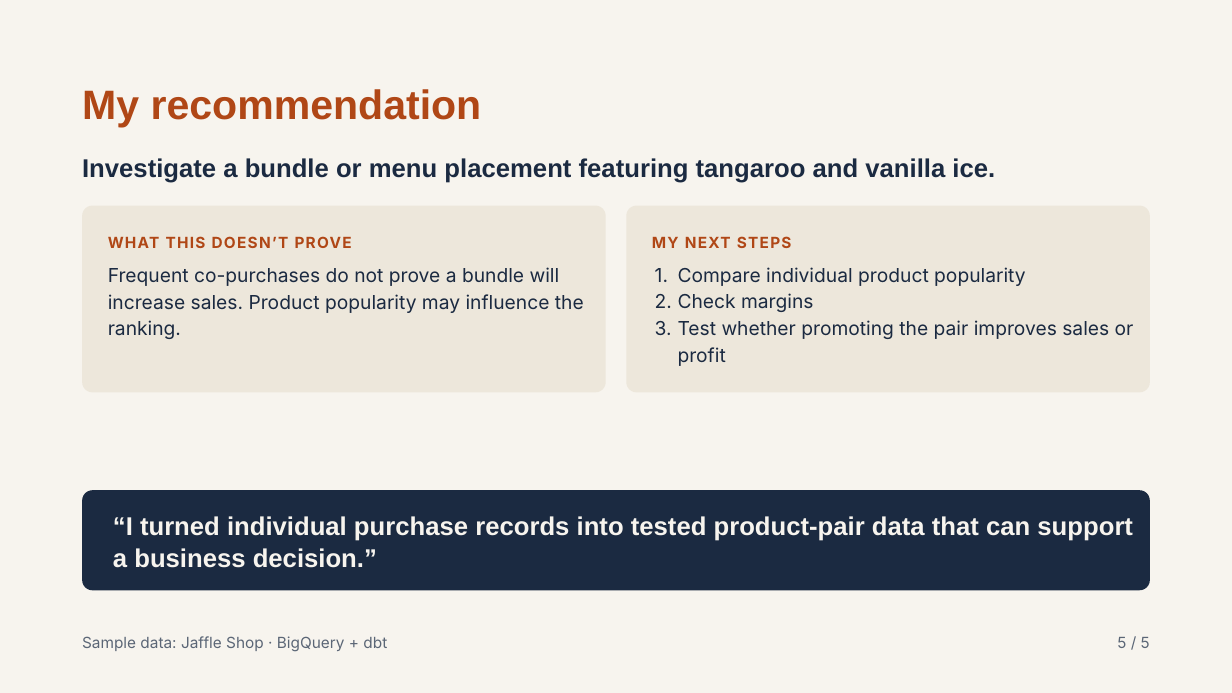
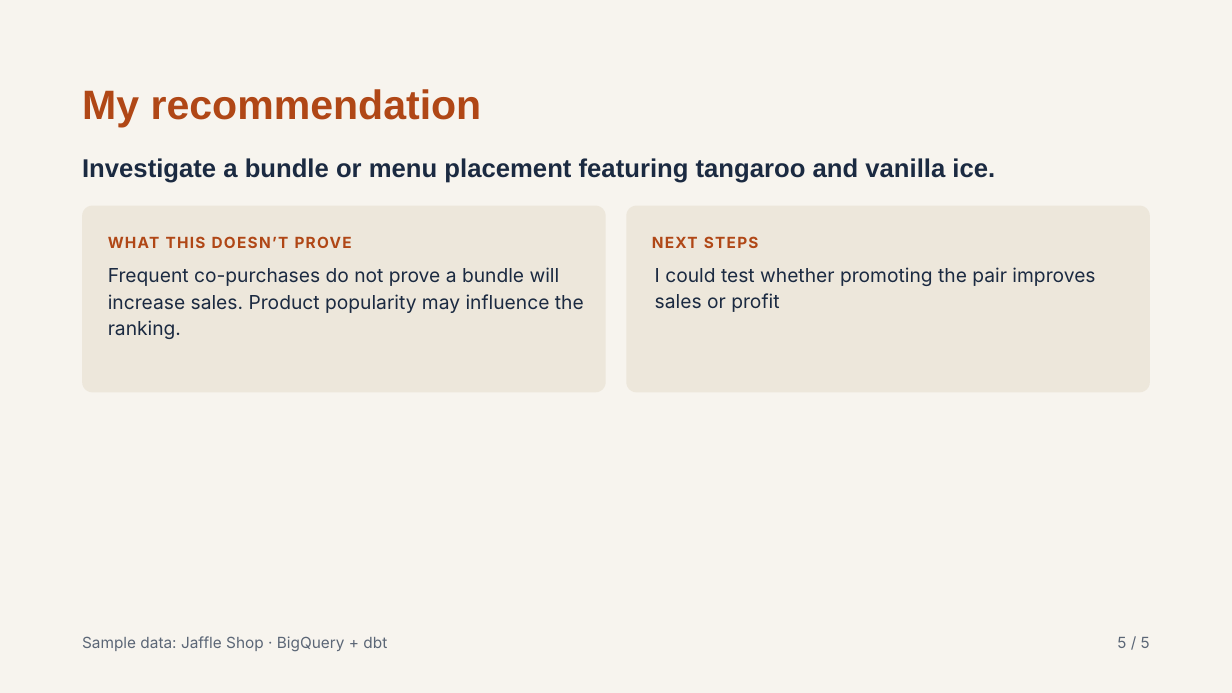
Before and after one commit to hesronkija/university_workshop_starter, a slide deck: slide 5 of Which products are bought together A dbt analytics.pptx. Drawn at 1232x693 pixels with LibreOffice and Linux fonts; fonts in the diff are those of the drawing. Boxes give left, top, right and bottom in pixels: in the first picture for what was removed or moved away, otherwise in the second. Text is boxed around its words. In the diff, an @@ line names an element or a change of style, - is before the commit and + after.

Commit message:
edits

```diff
--- a/Which products are bought together A dbt analytics.pptx
+++ b/Which products are bought together A dbt analytics.pptx
@@ text at <box>652,236,759,248</box>: text changed @@
-MY NEXT STEPS
+NEXT STEPS
@@ text at <box>655,267,1095,312</box>: text changed @@
-1. Compare individual product popularity
-2. Check margins
-3. Test whether promoting the pair improves sales or profit
+I could test whether promoting the pair improves sales or profit
@@ rounded rectangle removed at <box>82,491,1151,591</box> @@
-“I turned individual purchase records into tested product-pair data that can support a business decision.”
```
Also in this commit, not shown: 1 other slide changed.
